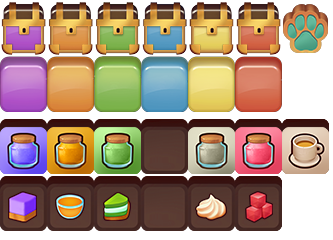
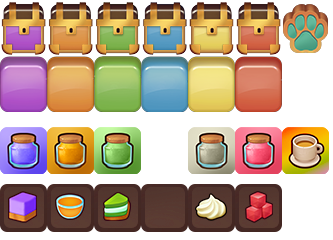
The second w=333, h=240 image is a revision of the first. Changes to its layers:
added layer "fall_piece_gp-e889dacb0.png" above "fall_piece_yellow_icon-15b45b68b.png" over [282,127,329,174]
added layer "fall_piece_yellow_icon-15b45b68b.png" above "fall_piece_yellow_icon-9a7458d8e.png" over [195,193,227,221]
hid "fall_piece_yellow_icon-9a7458d8e.png" over [195,193,227,221]
painted on "fall_piece_gp-74b9c588d.png" over [282,127,329,174]
added layer "Eingefügte Ebene #1" above "fall_tile_bg-eb93b2fc9.png" over [0,184,282,232]
hid "fall_tile_bg-eb93b2fc9.png", painted on it over [0,119,329,231]